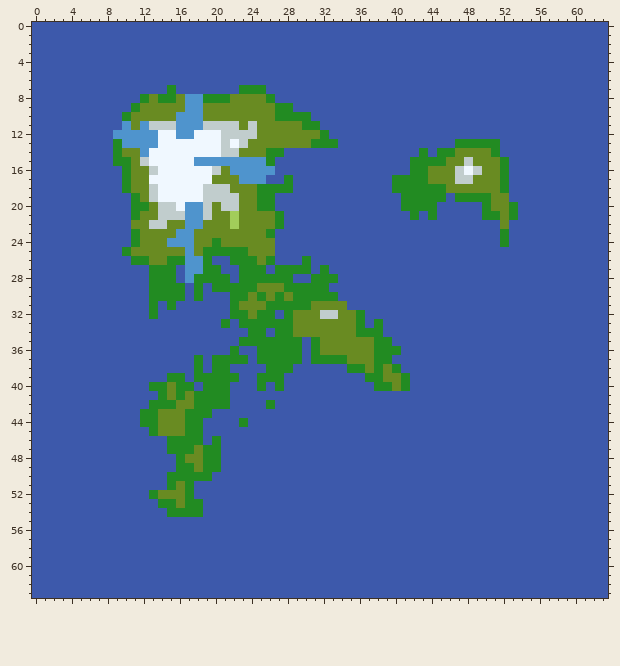
One commit to this pixel-art sprite: TestImages/Biomes.png. This is how it looked before the edit.
The file is 64x64 pixels.
And afterwards:
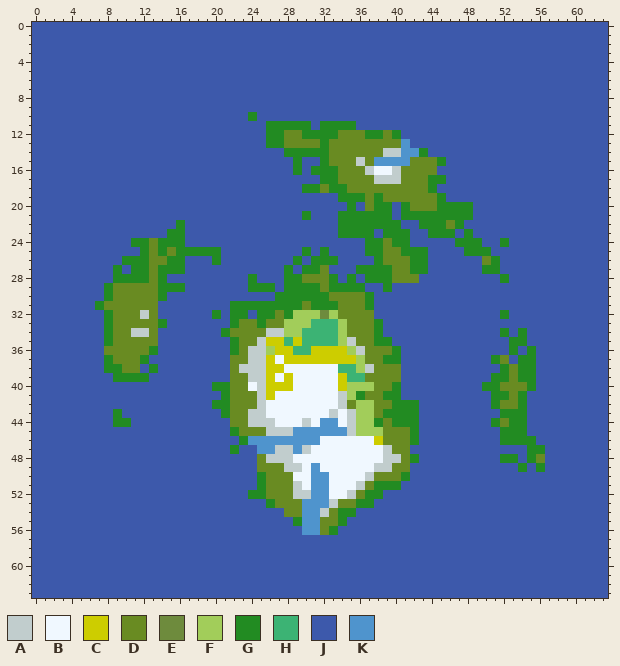
Palette (. is transparent): A #c1cdcd  B #f0f8ff  C #cdcd00  D #698b22  E #6e8b3d  F #a2cd5a  G #228b22  H #3cb374  J #3d59ab  K #4f94cd
Difference:
Changed rows in their new state; - is an unchanged pixel.
first column x 7:
 7 --------J-------JJJ-------------------------------
 8 -----JJJJJJJJJJJJJJJ------------------------------
 9 ----JJJJJJJJJJJJJJJJJJ----------------------------
10 ---JJJJJJJJJJJJJJGJJJJJJ--------------------------
11 ---JJJJJJJJJJJJJJJJGGGG-JGGGG---------------------
12 --JJJJJJJJJJJJJJJJJGG--GG-GDDDGGDG----------------
13 --JJJJJJJJJJJJJJJJJGG---D-DDDDDDDDK-----JJJJJ-----
14 --JJJJJJJJJJJJJJJJJJJGGGGGDDDDDDAAKK--JJJJJJJ-----
15 --JJJJJJJJJJJJJJJJJJ--G--GDDDADKKKKDDD-JJJJJJJ----
16 ---JJJJJJJJJJJJJJJJJ--G-GGGDDDABBADDD-JJJJJJJJ----
17 ---JJJJJJJJJJJJJJJJ--J---GGDDDDAAADDDGGJJJJJJJ----
18 ---JJJJJJJJJJJJJJJJJJJ-GGDGGDDDDDDDDD-JJJJJJJJ----
19 ----JJJJJJJJJJJJJJJJ-------GGGDGDDDDDD--JJJJJJ----
20 ----JJJJJJJJJJJJJJJJ--------G-DGG--DDDGGGG-JJJJ---
21 ----JJJJJJJJJJJJJJJJJ--G---GGGGGG-G-G-GGGG-JJJJ---
22 ----JJJJJGJJJJJJJJJJJ------GGGGGGG--GGGDG----J----
23 ----JJJJGGJJJJJJJJJJ-------GGGG-GGG--GGG-G---J----
24 -----G-GGGJJJJJJJJJJ----------GGDGG-----GGG-------
25 ---JJG-G-GGG--JJJJJJ---G-G----GGDDGGG----GGG------
26 ---G------JJJG-JJJJJ--GJGGG----GDDDGG------DG-----
27 --G-GGD--GJJJJ--JJJ-J-J-GD---GGGGDDGG------GG-----
28 --GGGGD-J-JJJJJ-J-JJJ-GDDD--G-GGGDDD---------G----
29 -GDDDDD----J-JJJJ-GGJ----DGGGG--G-----------------
30 -GDDDDD-JJ-J---JJJJJ-G----DDDDG-------------------
31 GDDDDDD-J-------GGG----DGGG-DDG-------------------
32 -GDDDAD------G---J--D-FFFEF--DD--------------G----
33 -GDDDDDG------JGDD-DDFFFHHHF-DD-------------------
34 -GDDAAD-------GDDDDAAFFHHHHF-DD--------------G-G--
35 -GDDDDD--------GDDACCHCHHHHFA-----------------GG--
36 -DDDDDG---------DAAFCCHHCCCCFA-DD-------------G-G-
37 -GDDDG-----J-JJDDAACBCCCCCCCCF-D-G----------GD-GG-
38 -GGDD-G----J-JJDAAACCBBBBBBHHFAD-D-----------GDGG-
39 --GGGG--JJ-JJJJDDAACBCBBBBBCHHDD--J---------GGDGG-
40 ------JJJJJ-J--DDBACCCBBBBBCFFFDDGJ--------GGDDDG-
41 -------JJJJJJJ-DDDACBBBBBBBAFGDDGG----------GGDG--
42 ------JJJJJJJ--DDDABBBBBBBBADFFDDGGG--------GDDG--
43 --G--JJJJJJJJ-GDDAABBBBBBBABAFFDGGGG---------GGG--
44 --GG-JJJJJJJ---DDAAABBBABKKBAFFGDGGG--------GDGG--
45 ------JJJJJJ---GDDDAAAKKKKKKAFFFDDDG---------GGG--
46 --------JJJJ-J--GKKKKKKKKBBBBBBCDDDG---------GGGG-
47 --------JJJJJJ-G--KKAAKABBBBBBBBADD-------------GG
48 ---------JJJJJ----DAAABBBBBBBBBBAADG---------GG-GD
49 ---------JJJJJ----DDDAABKBBBBBBAADD------------G-G
50 --------JJJJJ-----GDDDBBKKBBBBADDDG---------------
51 --------JJJ-------GDDDABKKBBBADGGG----------------
52 ------JJJJJ------GGDDDAAKKBBADGG------------------
53 -------JJJJJ-------GDDDKKKADDGG-------------------
54 --------JJJJ---------DDKKADGG---------------------
55 ----------------------GKKDDG----------------------
56 -----------------------KKDG-----------------------
